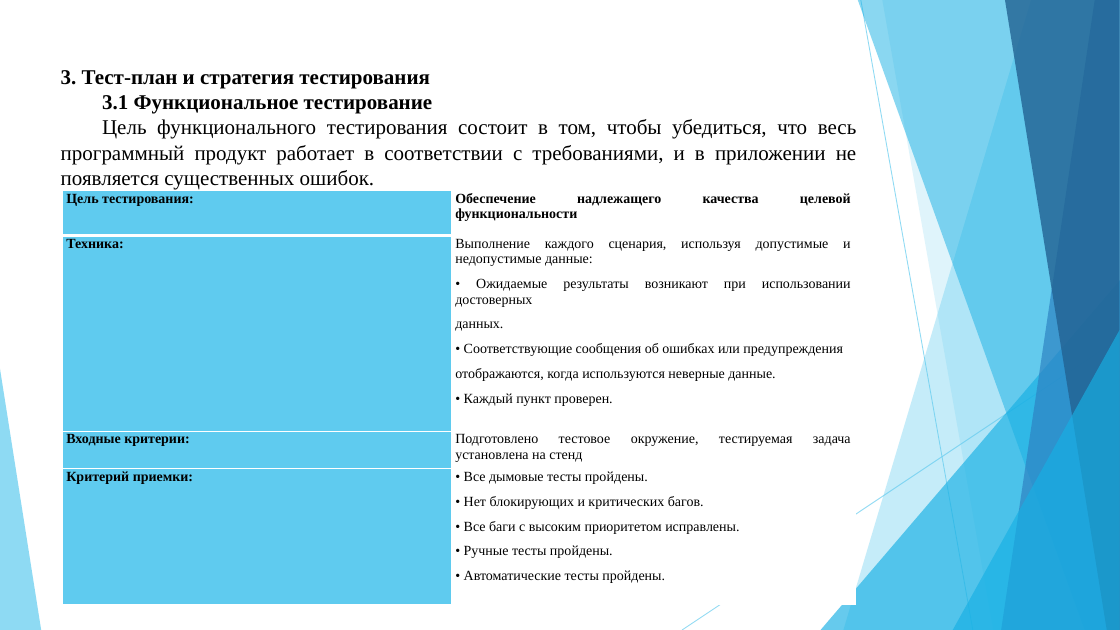
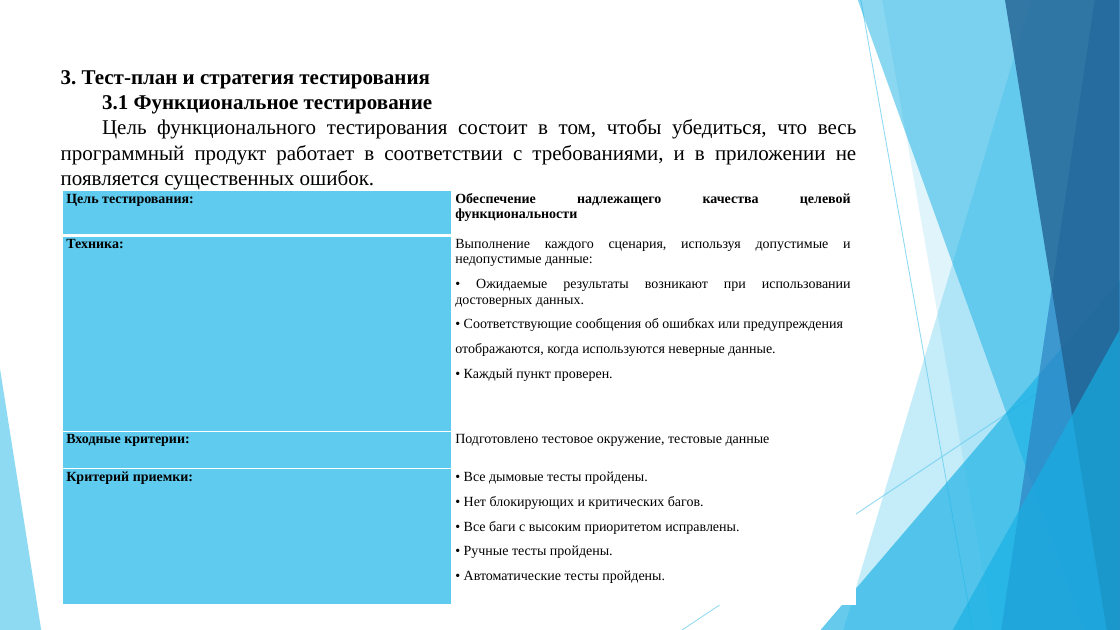
Before and after one commit to seregarzn87/diplomWork, a slide deck: slide 4 of Дипломная работа.pptx. Drawn at 1120x630 pixels with LibreOffice and Linux fonts; fonts in the diff are those of the drawing. Boxes give left, top, right and bottom in pixels: in the first picture for what was removed or moved away, otherwise in the second. Text is boxed around its words. In the diff, an @@ line names an element or a change of style, - is before the commit and + after.

```diff
--- a/Дипломная работа.pptx
+++ b/Дипломная работа.pptx
@@ table at <box>62,191,855,604</box> @@
-row 2, column 2: Выполнение каждого сценария, используя допустимые и недопустимые данные: / • Ожидаемые результаты возникают при использовании достоверных / данных. / • Соответствующие сообщения об ошибках или предупреждения / отображаются, когда используются неверные данные. / • Каждый пункт проверен.
+row 2, column 2: Выполнение каждого сценария, используя допустимые и недопустимые данные: / • Ожидаемые результаты возникают при использовании достоверных данных. / • Соответствующие сообщения об ошибках или предупреждения / отображаются, когда используются неверные данные. / • Каждый пункт проверен.
-row 3, column 2: Подготовлено тестовое окружение, тестируемая задача установлена на стенд
+row 3, column 2: Подготовлено тестовое окружение, тестовые данные
```
Also in this commit, not shown: 1 other slide changed.
